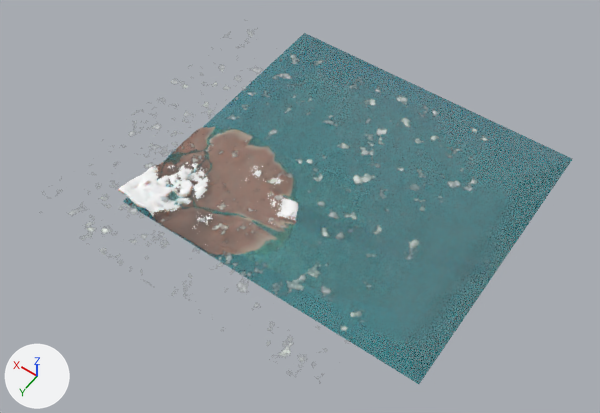
What one commit did to the Blender file Asset/IG_Map_0.1.blend.
Rendered twice from a 50 mm lens placed at (-3746.0, 3311.0, 5987.0), pointed at (-959.0, -592.0, -146.0). Lighting does not change. The marker at lower left points along +X, +Y and +Z. The older version comes first.

The scene before the commit, as lines of its bpy script (objects in view):
```python
ob_map = bpy.data.objects.new('Map', me_plane)
ob_map.location = (0.0, 0.0, 0.0)
ob_nuage = bpy.data.objects.new('Nuage', me_cube_002)
ob_nuage.parent = ob_map
ob_nuage.location = (0.0, 0.0, 80.0)
ob_river_002 = bpy.data.objects.new('River.002', me_river_plane_001)
ob_river_002.parent = ob_map
ob_river_002.location = (-636.1, -128.2, -42.51)
ob_river_002.rotation_euler = (0.0, 0.0, -0.185)  # degrees (0, 0, -11)
ob_river_002.scale = (12.4, 32.6, 3.26)
ob_sea = bpy.data.objects.new('Sea', me_cube_001)
ob_sea.parent = ob_map
ob_sea.location = (-1226.0, -1064.0, -34.08)
# me_river_plane_001
# before: 0 (-1.6, -2.2, 2.8), 1 (-2.0, 1.6, 3.2), 2 (1.2, -0.8, 3.8), 3 (-0.5, 1.6, 4.0), 76 (-43.4, -5.2, 2.5)
# before: 77 (-43.7, -2.1, 2.8), 78 (-43.4, -5.3, -1.3), 79 (-43.7, -2.1, -0.9)
# also in view: 'River.001' at (-1218.0, -1064.0, -76.0)
```
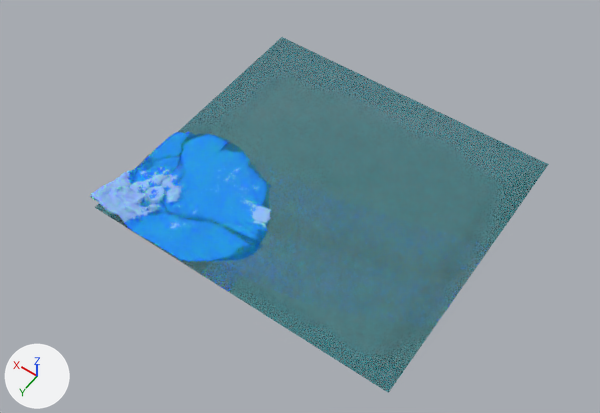
Where the change shows, as pixel boxes [x1, y1, x2, y2] in the pictures (600 x 413 px; the box of a moved part takes in the faces that stretch with it):
'River.001', moved
    before: [125, 33, 572, 384]
    after: [96, 37, 549, 392]
'Sea', moved
    before: [123, 35, 572, 384]
    after: [95, 38, 548, 393]
'Map', recoloured, reshaped, surface changed, moved (brown to blue)
    before: [119, 127, 298, 255]
    after: [90, 132, 271, 262]
'Nuage', hidden
    before: [69, 32, 487, 361]
'River.002', moved
    before: [165, 191, 238, 215]
    after: [134, 197, 255, 244]
part 1 of me_plane, moved or reshaped
    before: [258, 184, 298, 224]
    after: [231, 190, 271, 230]
part 2 of me_plane, surface changed (brown to blue)
    before: [119, 127, 298, 255]
    after: [90, 132, 271, 262]
part 3 of me_river_plane_001, moved or reshaped
    before: [202, 207, 238, 215]
    after: [174, 213, 255, 244]

Edits to the bpy script that builds the scene:
```text
Add ng_nodegroup:
    ng_nodegroup = bpy.data.node_groups.new('NodeGroup', 'ShaderNodeTree')
    # nodes: Math, Mix, TexCoord, VectorMath
    # colours: white #e7e7e7, brown #705f59, blue #0f99f9
Change mat_material_001:
    where n0 = _N.new('ShaderNodeBsdfPrincipled'); n0.name = 'Principled BSDF'
    add n0.inputs[1].default_value = 0.1  # 'Metallic'
    where n4 = _N.new('ShaderNodeTexVoronoi'); n4.name = 'Voronoi Texture'
    n4.inputs[2].default_value: 26.6 -> 29.5  # 'Scale'
    where n5 = _N.new('ShaderNodeTexCoord'); n5.name = 'Texture Coordinate.001'
    add n5.object = ob_map
    add n46 = _N.new('ShaderNodeGroup'); n46.name = 'Group'
    add n46.node_tree = ng_nodegroup
    add n46.inputs[1].default_value = 3000.0  # 'EndOfView'
    where n33 = _N.new('ShaderNodeMix'); n33.name = 'Mix.006'
    remove _L.new(n33.outputs[2], n0.inputs[0])  # 'Result' to 'Base Color'
    add _L.new(n46.outputs[0], n0.inputs[0])  # 'Result' to 'Base Color'
    add _L.new(n33.outputs[2], n46.inputs[0])  # 'Result' to 'Color'
Change me_plane:
    where me_plane.from_pydata(...)  # 7981 vertices, 7801 faces; spans x -1156.0..379.0, y -985.0..412.0, z -61.0..183.0
    used by ob_map; location = (0.0, 0.0, 0.0)
    me_plane part 1: 32 of 7981 vertices moved; they spanned x -1095.0..-697.0, y -565.0..-344.0, z -48.0..32.0 and now span x -1063.0..-736.0, y -565.0..-344.0, z -53.0..32.0; mean shift (-38.0, 0.0, 0.0); largest move (-697.0, -467.0, 3.0) -> (-833.0, -469.0, 3.0)
    me_plane part 2: texture (UV) coordinates of 7801 of 7801 faces, centred in x -1082.0..376.0, y -862.0..410.0, z -41.0..180.0, changed; they spanned u 0.08..0.99, v 0.0..0.99 and now span u 0.0..0.72, v 0.0..1.0
Change me_river_plane_001:
    where me_river_plane_001.from_pydata(...)  # 80 vertices, 77 faces; spans x -43.7..52.3, y -5.3..13.9, z -3.6..30.3
    used by ob_river_002; parent = ob_map; location = (-636.1, -128.2, -42.51); rotation_euler = (0.0, 0.0, -0.185), in degrees (0, 0, -11); scale = (12.4, 32.6, 3.26)
    me_river_plane_001 part 3
    add for i in [*range(76, 80)]: me_river_plane_001.vertices[i].co += Vector((0.0, 0.0, 2.1))
    add for i in [*range(0, 4)]: me_river_plane_001.vertices[i].co += Vector((0.0, 0.0, 3.1))
Change ob_map:
    ob_map.location: (0.0, 0.0, 0.0) -> (158.0, 203.0, 5.0)
Change ob_nuage:
    add ob_nuage.hide_set(True)
```
